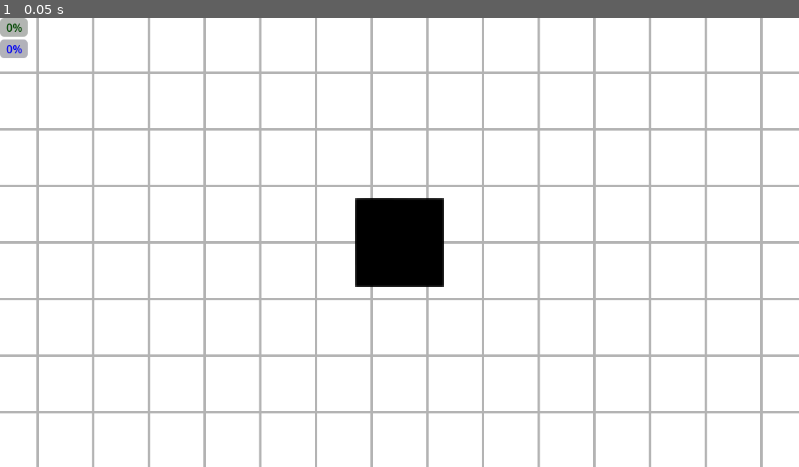
Above: before the commit, frame 1.
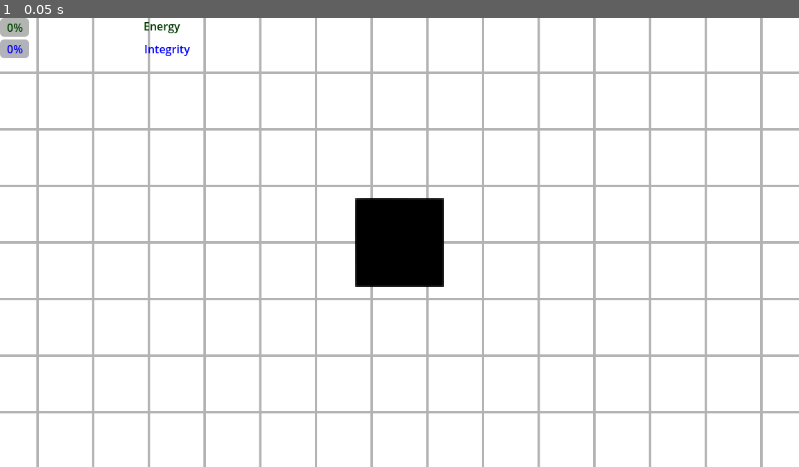
Above: after the commit, the same moment.

Repository: adityakumar-271314/Project-BIOS
Game: Godot game, scene res://scenes/main.tscn
Two runs of this game, one before a commit and one after it. Both use one fixed random seed, a clock stepped at 60 frames per second and the inputs below.
Inputs:
- Up to frame 1 (0.05 s): no input

The runs differ from the first frame. In frame 1, 0.2% of the frame differs, in the area x 0-24%, y 0-9%.

Commit message:
Update GSM logic to handle complex corner cases and prevent behavioral oscillations.

Diff:
--- /dev/null
+++ b/simulation/Survival Sim/scenes.gd
@@ -0,0 +1,11 @@
+extends CanvasLayer
+
+
+# Called when the node enters the scene tree for the first time.
+func _ready() -> void:
+	pass # Replace with function body.
+
+
+# Called every frame. 'delta' is the elapsed time since the previous frame.
+func _process(delta: float) -> void:
+	pass
--- a/simulation/Survival Sim/scenes/Agent.tscn
+++ b/simulation/Survival Sim/scenes/Agent.tscn
@@ -1,19 +1,29 @@
 [gd_scene format=3 uid="uid://wes1oy7p0j2f"]
 
-[ext_resource type="Script" uid="uid://5k25ydtqnpby" path="res://scripts/character_body_2d.gd" id="1_7e1ma"]
+[ext_resource type="Script" uid="uid://5k25ydtqnpby" path="res://scripts/AgentBody.gd" id="1_7e1ma"]
+[ext_resource type="Script" uid="uid://dv2r4lap25wqx" path="res://scripts/SurvivalUI.gd" id="2_5hfgq"]
 [ext_resource type="Texture2D" uid="uid://ri7hsy3tbdw6" path="res://Assests/black.png" id="2_u0ubg"]
+[ext_resource type="Script" uid="uid://bkynup0hbshao" path="res://scripts/BrainLink.gd" id="4_6cj2t"]
+
+[sub_resource type="LabelSettings" id="LabelSettings_5hfgq"]
+font_color = Color(0, 0.7826358, 0, 1)
+
+[sub_resource type="LabelSettings" id="LabelSettings_6cj2t"]
 
 [sub_resource type="RectangleShape2D" id="RectangleShape2D_jyhfs"]
 size = Vector2(62, 62)
 
 [node name="CharacterBody2D" type="CharacterBody2D" unique_id=989377595]
+position = Vector2(576, 324)
+collision_layer = 2
 script = ExtResource("1_7e1ma")
 
 [node name="CanvasLayer" type="CanvasLayer" parent="." unique_id=478933091]
+script = ExtResource("2_5hfgq")
 
 [node name="VBoxContainer" type="VBoxContainer" parent="CanvasLayer" unique_id=1097718854]
-offset_right = 40.0
-offset_bottom = 40.0
+offset_right = 42.0
+offset_bottom = 112.0
 
 [node name="EnergyBar" type="ProgressBar" parent="CanvasLayer/VBoxContainer" unique_id=888689722]
 self_modulate = Color(0, 0.29411766, 0, 1)
@@ -24,9 +34,11 @@
 modulate = Color(0, 0.29411766, 0, 1)
 z_index = 5
 layout_mode = 0
-offset_left = 147.0
-offset_right = 234.0
-offset_bottom = 23.0
+offset_left = 207.0
+offset_right = 267.0
+offset_bottom = 29.0
+text = "Energy"
+label_settings = SubResource("LabelSettings_5hfgq")
 
 [node name="IntegrityBar" type="ProgressBar" parent="CanvasLayer/VBoxContainer" unique_id=2045947710]
 self_modulate = Color(0, 0, 1, 1)
@@ -37,12 +49,14 @@
 modulate = Color(0, 0, 1, 1)
 z_index = 5
 layout_mode = 0
-offset_left = 148.0
+offset_left = 208.0
 offset_top = 2.0
-offset_right = 235.0
+offset_right = 274.0
 offset_bottom = 25.0
+text = "Integrity"
+label_settings = SubResource("LabelSettings_6cj2t")
 
-[node name="Action" type="Label" parent="CanvasLayer/VBoxContainer" unique_id=1370181133]
+[node name="MotorStatus" type="Label" parent="CanvasLayer/VBoxContainer" unique_id=1370181133]
 modulate = Color(0.8509804, 0.2784314, 0, 1)
 z_index = 5
 layout_mode = 2
@@ -61,3 +75,17 @@
 
 [node name="Camera2D" type="Camera2D" parent="." unique_id=963776658]
 zoom = Vector2(2, 2)
+
+[node name="Sensors" type="Node2D" parent="." unique_id=574170296]
+
+[node name="RayCenter" type="RayCast2D" parent="Sensors" unique_id=579218187]
+target_position = Vector2(200, 0)
+
+[node name="RayLeft" type="RayCast2D" parent="Sensors" unique_id=1448801005]
+target_position = Vector2(120, -120)
+
+[node name="RayRight" type="RayCast2D" parent="Sensors" unique_id=1570531546]
+target_position = Vector2(120, 120)
+
+[node name="BrainLink" type="Node" parent="." unique_id=895446742]
+script = ExtResource("4_6cj2t")
--- /dev/null
+++ b/simulation/Survival Sim/scenes/BrainLink.gd
@@ -0,0 +1,11 @@
+extends Node
+
+
+# Called when the node enters the scene tree for the first time.
+func _ready() -> void:
+	pass # Replace with function body.
+
+
+# Called every frame. 'delta' is the elapsed time since the previous frame.
+func _process(delta: float) -> void:
+	pass
--- /dev/null
+++ b/simulation/Survival Sim/scenes/SurvivalUI.gd
@@ -0,0 +1,11 @@
+extends CanvasLayer
+
+
+# Called when the node enters the scene tree for the first time.
+func _ready() -> void:
+	pass # Replace with function body.
+
+
+# Called every frame. 'delta' is the elapsed time since the previous frame.
+func _process(delta: float) -> void:
+	pass
--- a/simulation/Survival Sim/scenes/main.tscn
+++ b/simulation/Survival Sim/scenes/main.tscn
@@ -12,69 +12,6 @@
 [node name="Node2D" type="Node2D" unique_id=1689833882]
 
 [node name="CharacterBody2D" parent="." unique_id=989377595 instance=ExtResource("1_sugp2")]
-position = Vector2(576, 324)
-
-[node name="wall3" type="StaticBody2D" parent="." unique_id=930364635]
-visible = false
-position = Vector2(0, 649)
-
-[node name="ColorRect" type="ColorRect" parent="wall3" unique_id=1182246570]
-offset_top = -2.0
-offset_right = 1195.0
-offset_bottom = 39.0
-color = Color(0.6666667, 0.99215686, 1, 1)
-
-[node name="CollisionShape2D" type="CollisionShape2D" parent="wall3" unique_id=904874271]
-position = Vector2(576, 18)
-scale = Vector2(0.9999995, 0.9999995)
-shape = SubResource("RectangleShape2D_h2yge")
-
-[node name="wall4" type="StaticBody2D" parent="." unique_id=516073187]
-visible = false
-position = Vector2(-40, -5)
-
-[node name="ColorRect" type="ColorRect" parent="wall4" unique_id=1370287937]
-offset_left = -4.0
-offset_top = -30.0
-offset_right = 1235.0
-offset_bottom = 5.0
-color = Color(0.6666667, 0.99215686, 1, 1)
-
-[node name="CollisionShape2D" type="CollisionShape2D" parent="wall4" unique_id=1248823546]
-position = Vector2(615.50006, -14.249989)
-scale = Vector2(0.9999994, 0.9999994)
-shape = SubResource("RectangleShape2D_h2yge")
-
-[node name="wall" type="StaticBody2D" parent="." unique_id=2030895725]
-visible = false
-position = Vector2(-5.9604645e-08, -0.99999976)
-scale = Vector2(0.99999994, 0.99999994)
-
-[node name="CollisionShape2D" type="CollisionShape2D" parent="wall" unique_id=825782533]
-position = Vector2(-21.99999, 344.9999)
-scale = Vector2(0.9999966, 0.9999966)
-shape = SubResource("RectangleShape2D_0xm2m")
-
-[node name="ColorRect" type="ColorRect" parent="wall" unique_id=2027312473]
-offset_left = -44.000004
-offset_top = 0.9999999
-offset_bottom = 689.0
-color = Color(0.6666667, 0.99215686, 1, 1)
-
-[node name="wall2" type="StaticBody2D" parent="." unique_id=1291158145]
-visible = false
-position = Vector2(1152, 2.3841858e-07)
-scale = Vector2(0.99999994, 0.99999994)
-
-[node name="ColorRect" type="ColorRect" parent="wall2" unique_id=1222474565]
-offset_right = 43.0
-offset_bottom = 648.0
-color = Color(0.6666667, 0.99215686, 1, 1)
-
-[node name="CollisionShape2D" type="CollisionShape2D" parent="wall2" unique_id=102778921]
-position = Vector2(21.75, 323.2498)
-scale = Vector2(0.99999726, 0.99999726)
-shape = SubResource("RectangleShape2D_0xm2m")
 
 [node name="TextureRect" type="TextureRect" parent="." unique_id=2125064197]
 z_index = -10
@@ -87,3 +24,67 @@
 grow_vertical = 2
 texture = ExtResource("1_0wfyh")
 expand_mode = 1
+
+[node name="walls" type="Node" parent="." unique_id=981573266]
+
+[node name="wall3" type="StaticBody2D" parent="walls" unique_id=930364635]
+position = Vector2(0, 649)
+collision_mask = 2
+
+[node name="ColorRect" type="ColorRect" parent="walls/wall3" unique_id=1182246570]
+offset_top = -2.0
+offset_right = 1195.0
+offset_bottom = 39.0
+color = Color(0.6666667, 0.99215686, 1, 1)
+
+[node name="CollisionShape2D" type="CollisionShape2D" parent="walls/wall3" unique_id=904874271]
+position = Vector2(576, 18)
+scale = Vector2(0.9999995, 0.9999995)
+shape = SubResource("RectangleShape2D_h2yge")
+
+[node name="wall4" type="StaticBody2D" parent="walls" unique_id=516073187]
+position = Vector2(-40, -5)
+collision_mask = 2
+
+[node name="ColorRect" type="ColorRect" parent="walls/wall4" unique_id=1370287937]
+offset_left = -4.0
+offset_top = -30.0
+offset_right = 1235.0
+offset_bottom = 5.0
+color = Color(0.6666667, 0.99215686, 1, 1)
+
+[node name="CollisionShape2D" type="CollisionShape2D" parent="walls/wall4" unique_id=1248823546]
+position = Vector2(615.50006, -14.249989)
+scale = Vector2(0.9999994, 0.9999994)
+shape = SubResource("RectangleShape2D_h2yge")
+
+[node name="wall2" type="StaticBody2D" parent="walls" unique_id=1291158145]
+position = Vector2(1152, 2.3841858e-07)
+scale = Vector2(0.99999994, 0.99999994)
+collision_mask = 2
+
+[node name="ColorRect" type="ColorRect" parent="walls/wall2" unique_id=1222474565]
+offset_right = 43.0
+offset_bottom = 648.0
+color = Color(0.6666667, 0.99215686, 1, 1)
+
+[node name="CollisionShape2D" type="CollisionShape2D" parent="walls/wall2" unique_id=102778921]
+position = Vector2(21.75, 323.2498)
+scale = Vector2(0.99999726, 0.99999726)
+shape = SubResource("RectangleShape2D_0xm2m")
+
+[node name="wall1" type="StaticBody2D" parent="walls" unique_id=2030895725]
+position = Vector2(-5.9604645e-08, -1)
+scale = Vector2(0.99999994, 0.99999994)
+collision_mask = 2
+
+[node name="CollisionShape2D" type="CollisionShape2D" parent="walls/wall1" unique_id=825782533]
+position = Vector2(-21.99999, 344.9999)
+scale = Vector2(0.9999966, 0.9999966)
+shape = SubResource("RectangleShape2D_0xm2m")
+
+[node name="ColorRect" type="ColorRect" parent="walls/wall1" unique_id=2027312473]
+offset_left = -44.000004
+offset_top = 0.9999999
+offset_bottom = 689.0
+color = Color(0.6666667, 0.99215686, 1, 1)
--- /dev/null
+++ b/simulation/Survival Sim/scripts/AgentBody.gd
@@ -0,0 +1,61 @@
+extends CharacterBody2D
+@onready	var ray_c = $Sensors/RayCenter
+@onready	var ray_l = $Sensors/RayLeft
+@onready	var ray_r = $Sensors/RayRight
+#@export var speed = 400.0
+
+#func _physics_process(delta):
+	## This captures 8-way movement (WASD/Arrows) and normalizes it
+	## so diagonal movement isn't faster than straight movement.
+	#var direction = Input.get_vector("ui_left", "ui_right", "ui_up", "ui_down")
+	#
+	#if direction:
+		#velocity = direction * speed
+	#else:
+		## Stop smoothly when no input is detected
+		#velocity = velocity.move_toward(Vector2.ZERO, speed)
+#
+	## move_and_slide() uses the 'velocity' property to handle collisions automatically
+	#move_and_slide()
+	#print("Velocity: ", velocity, " | Position: ", global_position)
+
+var last_position = Vector2.ZERO
+var stuck_timer = 0.0
+
+
+
+func get_ray_data() -> Dictionary:
+	var current_vel = get_real_velocity().length()
+
+	var intended_vel = velocity.length()
+
+
+	var physically_stuck = intended_vel > 10 and current_vel < 15
+	var data = {
+		"ray_c": 1.0,
+		"ray_l": 1.0,
+		"ray_r": 1.0,
+		"current_rotation": rotation,
+		"is_stuck": physically_stuck
+	}
+	if ray_c.is_colliding():
+		data["ray_c"] = ray_c.global_position.distance_to(ray_c.get_collision_point()) / 200.0
+	if ray_l.is_colliding():
+		data["ray_l"] = ray_l.global_position.distance_to(ray_l.get_collision_point()) / 200.0
+	if ray_r.is_colliding():
+		data["ray_r"] = ray_r.global_position.distance_to(ray_r.get_collision_point()) / 200.0
+
+
+	return data
+
+func execute_move(motor_data: Dictionary):
+	var thrust = motor_data.get("thrust", 0.0)
+	var steer = motor_data.get("steer", 0.0)
+
+	# 1. Update Rotation based on steer primitive
+	rotation += steer * get_process_delta_time() * 4.0
+
+	# 2. Update Velocity based on NEW rotation
+	velocity = Vector2.RIGHT.rotated(rotation) * (thrust * 150.0)
+
+	move_and_slide()
--- /dev/null
+++ b/simulation/Survival Sim/scripts/BrainLink.gd
@@ -0,0 +1,44 @@
+extends Node
+
+var socket = StreamPeerTCP.new()
+var tick_rate = 0.016
+var tick_timer = 0.0
+
+@onready var agent = get_parent()
+@onready var ui = get_node("../CanvasLayer")
+
+func _process(delta):
+	socket.poll()
+	var state = socket.get_status()
+
+	if state == StreamPeerTCP.STATUS_CONNECTED:
+		tick_timer += delta
+		if tick_timer >= tick_rate:
+			tick_timer = 0.0
+			_send_to_python()
+		_receive_from_python()
+	elif state != StreamPeerTCP.STATUS_CONNECTING:
+		socket.connect_to_host("127.0.0.1", 9999)
+
+func _send_to_python():
+	var packet = agent.get_ray_data()
+	# Add any extra world info here
+	packet["food_nearby"] = 0
+
+	socket.put_data((JSON.stringify(packet) + "\n").to_utf8_buffer())
+
+func _receive_from_python():
+	while socket.get_available_bytes() > 0:
+		var raw = socket.get_utf8_string(socket.get_available_bytes())
+		var messages = raw.split("\n", false)
+		for msg in messages:
+			var json = JSON.new()
+			if json.parse(msg) == OK:
+				var data = json.get_data()
+				ui.update_display(data)
+
+				# Check if agent is deceased first
+				if data.get("action") == "DECEASED" or data.get("alive") == false:
+					set_process(false) # Stop the brain link
+				else:
+					agent.execute_move(data)
--- /dev/null
+++ b/simulation/Survival Sim/scripts/SurvivalUI.gd
@@ -0,0 +1,23 @@
+extends CanvasLayer
+
+
+@onready var energy_bar = $VBoxContainer/EnergyBar
+@onready var integrity_bar = $VBoxContainer/IntegrityBar
+@onready var motor_label = $VBoxContainer/MotorStatus
+@onready var stress_label = $VBoxContainer/Stress
+
+func update_display(data: Dictionary):
+	energy_bar.value = data.get("energy", 0)
+	integrity_bar.value = data.get("integrity", 0)
+
+	# Display the raw motor vectors
+	var t = snapped(data.get("thrust", 0.0), 0.01)
+	var s = snapped(data.get("steer", 0.0), 0.01)
+	motor_label.text = "THRUST: %s | STEER: %s" % [str(t), str(s)]
+
+	stress_label.text = "STRESS: " + str(snapped(data.get("stress", 0), 0.01))
+
+	# Visual feedback for critical states
+	if data.get("alive") == false:
+		motor_label.text = "STATUS: DECEASED"
+		motor_label.add_theme_color_override("font_color", Color.RED)
Not shown, added: simulation/Survival Sim/scenes.gd.uid
Not shown, added: simulation/Survival Sim/scenes/BrainLink.gd.uid
Not shown, added: simulation/Survival Sim/scenes/SurvivalUI.gd.uid
Not shown, added: simulation/Survival Sim/scripts/AgentBody.gd.uid
Not shown, added: simulation/Survival Sim/scripts/BrainLink.gd.uid
Not shown, added: simulation/Survival Sim/scripts/SurvivalUI.gd.uid
Not shown, changed: bridge.py
Not shown, changed: core/agent.py
Not shown, changed: core/body.py
Not shown, changed: core/brain.py
Not shown, added: simulation/Survival Sim/.gitignore
Not shown, changed: tests/test_drives.py
